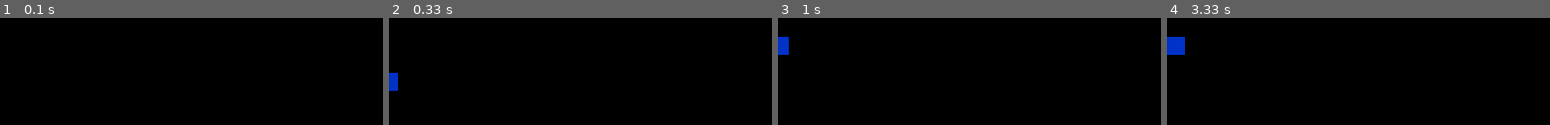
Above: before the commit, frames 1-4 (left to right).
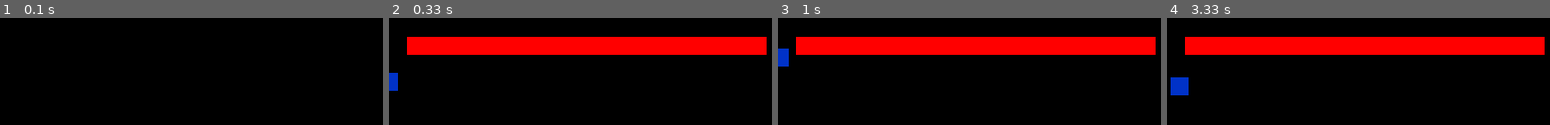
Above: after the commit, the same moments.

Repository: fille/pygameproto
Game: pygame game, started from pyplatform.py
The game is run twice, just before and just after one commit, with the same random seed, the same clock (stepped at 60 frames per second) and the same inputs. The source is Python 2; it was converted automatically to run under Python 3.
Inputs:
- Up to frame 1 (0.1 s): no input
- Up to frame 2 (0.33 s): no input
- Up to frame 3 (1 s): tap Space at 0.33, 0.73 s; hold Right from 0.67 s (still down)
- Up to frame 4 (3.33 s): release Right at 1.13 s; hold Right 1.17-1.63 s; tap Space at 1.23, 1.73, 2.03, 2.3, 2.73, 3.03 s; hold Left 1.67-2.2 s; hold Left 2.23-2.63 s; hold Right 2.67-3.3 s

Frame 1 is identical in both runs. In frame 2, 16% of the frame differs, in the area x 4-99%, y 17-35%; in frame 3, 16%; in frame 4, 17%, in the area x 0-99%, y 17-73%.

Commit message:
wall and collision

Diff:
--- a/pyplatform.py
+++ b/pyplatform.py
@@ -5,12 +5,21 @@
 from decimal import Decimal
 from pygame.locals import *
 
+class Wall(pygame.sprite.Sprite):
+
+	def __init__(self,initial_position,width):
+		pygame.sprite.Sprite.__init__(self)
+		self.screen = pygame.display.get_surface();
+		self.image = pygame.Surface((width,20))
+		self.rect = self.image.get_rect();
+		self.rect.topleft = initial_position;
+		self.image.fill((255,0,0));
 
 
 class Gubbe(pygame.sprite.Sprite):
 
 
-	def __init__(self,initial_position):
+	def __init__(self,initial_position,walls):
 		pygame.sprite.Sprite.__init__(self)
 		self.screen = pygame.display.get_surface();
 		self.image = pygame.Surface((20,20))
@@ -24,6 +33,8 @@
 		self.walk_acc = 0.0
 		self.run = 0
 		self.dir = 0
+		self.walls = walls
+		self.typehit = 0
 
 	def jump(self):
 		if self.jumpMe  != 1 :
@@ -32,31 +43,40 @@
 	def walk(self,dir):
 		self.run = 1
 		self.dir = dir
-		if self.walk_acc < 100 :
-			self.walk_acc += 10
+		if self.walk_acc < 1 :
+			self.walk_acc += 0.1
+	def collide(self):
+		for wall in self.walls:
+			if self.rect.topleft[1] < wall.rect.bottomleft[1]:
+		  		self.typehit = 1
 
 
 	def update(self):
+
+		self.collide()
 		moveX = 0;
 		moveY = 0;
 		if self.jumpMe == 1:
-	  		if self.jumpacc > 0 :
+			if self.jumpacc > 0.0 :
+				if self.typehit == 1:
+					print "Hej"
+					self.jumpacc = 0.1
 				newdis= self.jumpacc * self.max_jump;
 				moveY += newdis
 				self.jumpacc -= 0.1
 				if self.jumpacc == 0:
 					self.jumpacc -=0.1
 
-		        elif self.jumpacc < 0:
+		        elif self.jumpacc < 0.0:
 				newdis= self.jumpacc * self.max_jump;
 				moveY += newdis
 				self.jumpacc -= 0.1
-				if int(self.jumpacc) == -1.0:
+				if self.jumpacc < -1.0:
 					self.jumpacc = 0
 					self.jumpMe = 0
 
 
-		newX = (self.walk_acc*0.01) * self.max_walk
+		newX = self.walk_acc * self.max_walk
 
 		moveY = self.rect.center[1] - moveY;
 		if self.dir == 2:
@@ -65,14 +85,14 @@
 			moveX = self.rect.center[0] +newX;
 		self.rect.center = (moveX,moveY)
 		if self.run == 0 :
-			if self.walk_acc > 0 :
+			if self.walk_acc > 0.1 :
+				self.walk_acc -= 0.1
+			if self.walk_acc < -0.1 :
 				print self.walk_acc
-				self.walk_acc -= 10
-			if self.walk_acc < 0 :
-				print self.walk_acc
-				self.walk_acc += 10
+				self.walk_acc += 0.1
 
 		self.run = 0;
+		self.typehit = 0;
 
 
 def main():
@@ -80,8 +100,10 @@
  screen = pygame.display.set_mode((640, 480))
  background = pygame.Surface(screen.get_size())
  background = background.convert()
- obj = Gubbe((100,400))
- sprites =  pygame.sprite.Group((obj))
+
+ walla = Wall((20,360),400)
+ obj = Gubbe((100,400),[walla])
+ sprites =  pygame.sprite.Group((obj,walla))
  running = True
  while(running):
   time.sleep(0.1)
